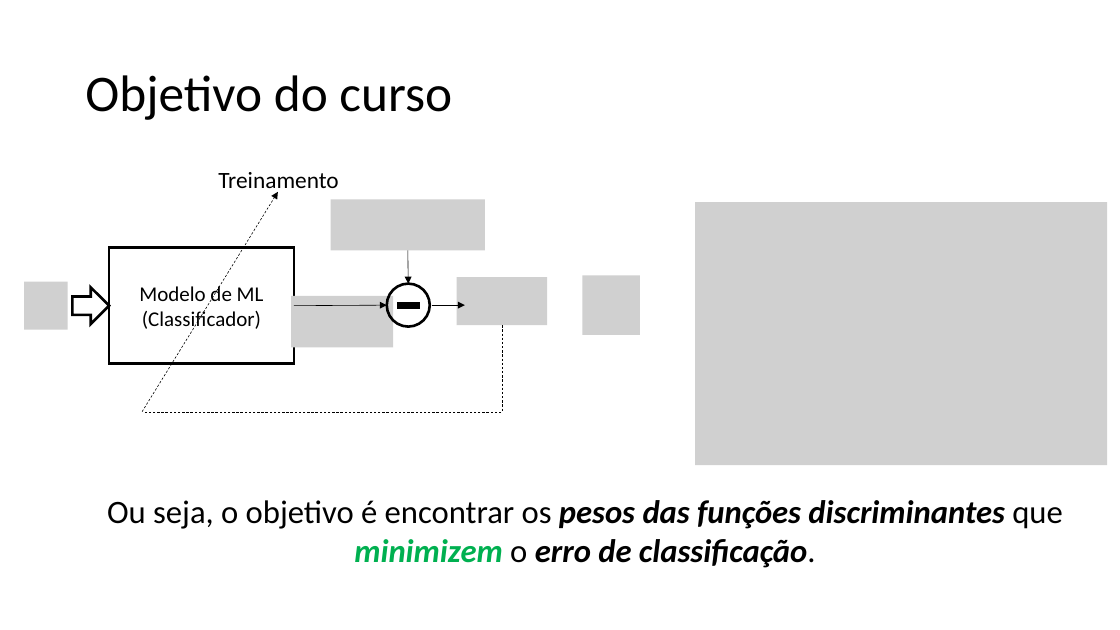
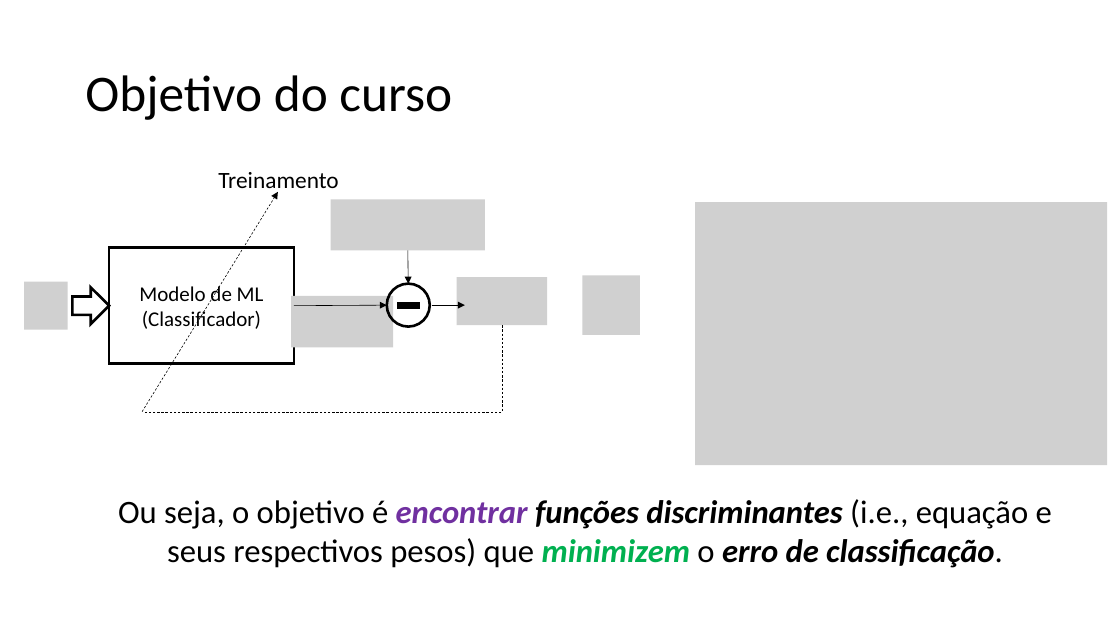
Before and after one commit to zz4fap/t320_aprendizado_de_maquina, a slide deck: slide 8 of slides/Lab1_Ex2.pptx. Drawn at 1120x630 pixels with LibreOffice and Linux fonts; fonts in the diff are those of the drawing; grey boxes stand for pictures. Boxes give left, top, right and bottom in pixels: in the first picture for what was removed or moved away, otherwise in the second. Text is boxed around its words. In the diff, an @@ line names an element or a change of style, - is before the commit and + after.

```diff
--- a/slides/Lab1_Ex2.pptx
+++ b/slides/Lab1_Ex2.pptx
@@ text at <box>118,499,1052,568</box>: text changed @@
-Ou seja, o objetivo é encontrar os pesos das funções discriminantes que minimizem o erro de classificação.
+Ou seja, o objetivo é encontrar funções discriminantes (i.e., equação e seus respectivos pesos) que minimizem o erro de classificação.
```
Also in this commit, not shown: 1 other slide changed, 1 other file.
